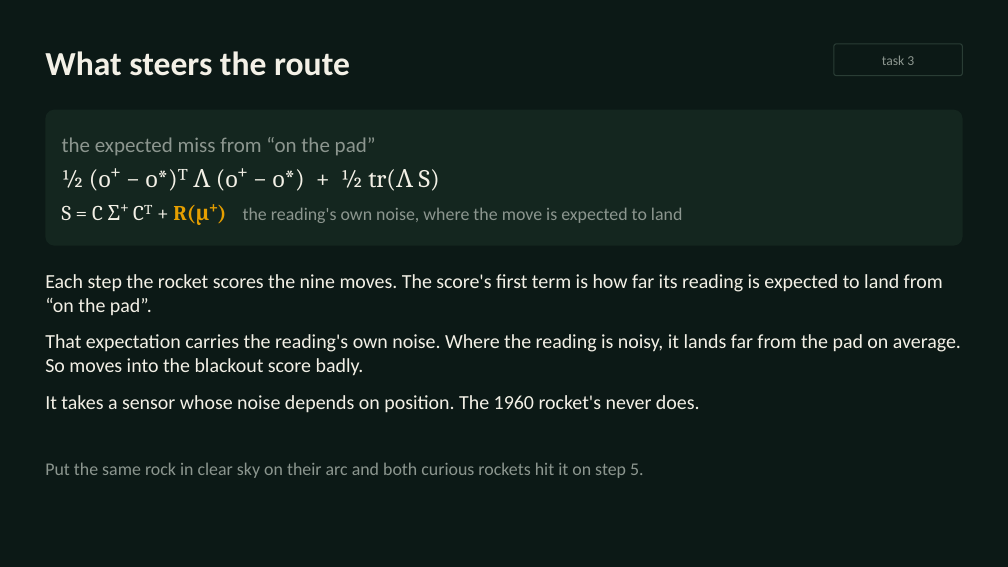
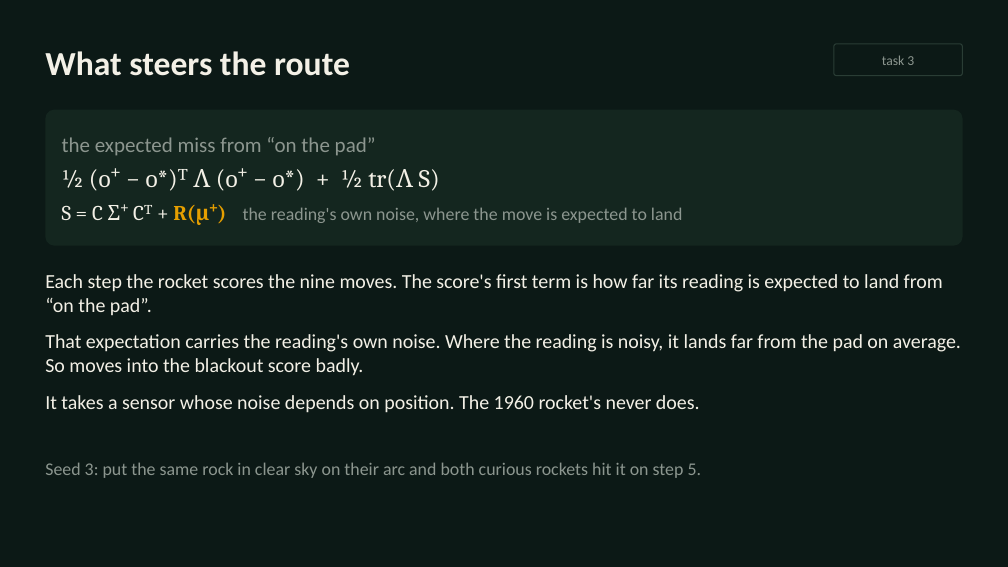
Before and after one commit to inferogenesis/cpomdp-workshop, a slide deck: slide 17 of deck/cpomdp_symposium_2026.pptx. Drawn at 1008x567 pixels with LibreOffice and Linux fonts; fonts in the diff are those of the drawing. Boxes give left, top, right and bottom in pixels: in the first picture for what was removed or moved away, otherwise in the second. Text is boxed around its words. In the diff, an @@ line names an element or a change of style, - is before the commit and + after.

Commit message:
fix: draw the deck's links in ink and match its plan count and seed to the tests

```diff
--- a/deck/cpomdp_symposium_2026.pptx
+++ b/deck/cpomdp_symposium_2026.pptx
@@ text at box(45, 462, 702, 478): text changed @@
-Put the same rock in clear sky on their arc and both curious rockets hit it on step 5.
+Seed 3: put the same rock in clear sky on their arc and both curious rockets hit it on step 5.
```
Also in this commit, not shown: 3 other slides changed, 4 other files.
